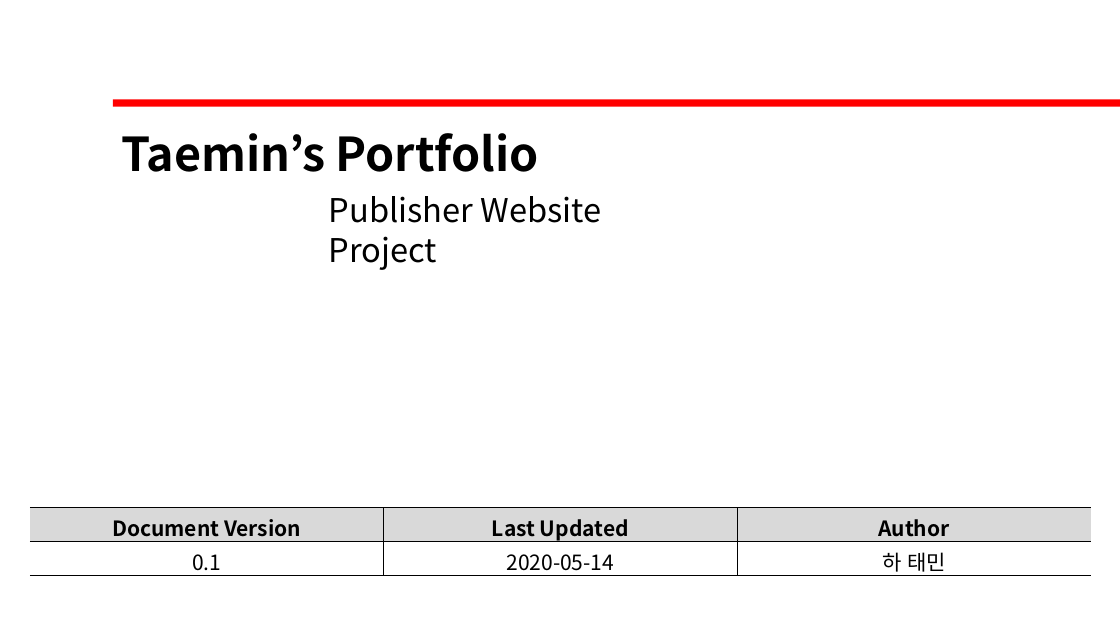
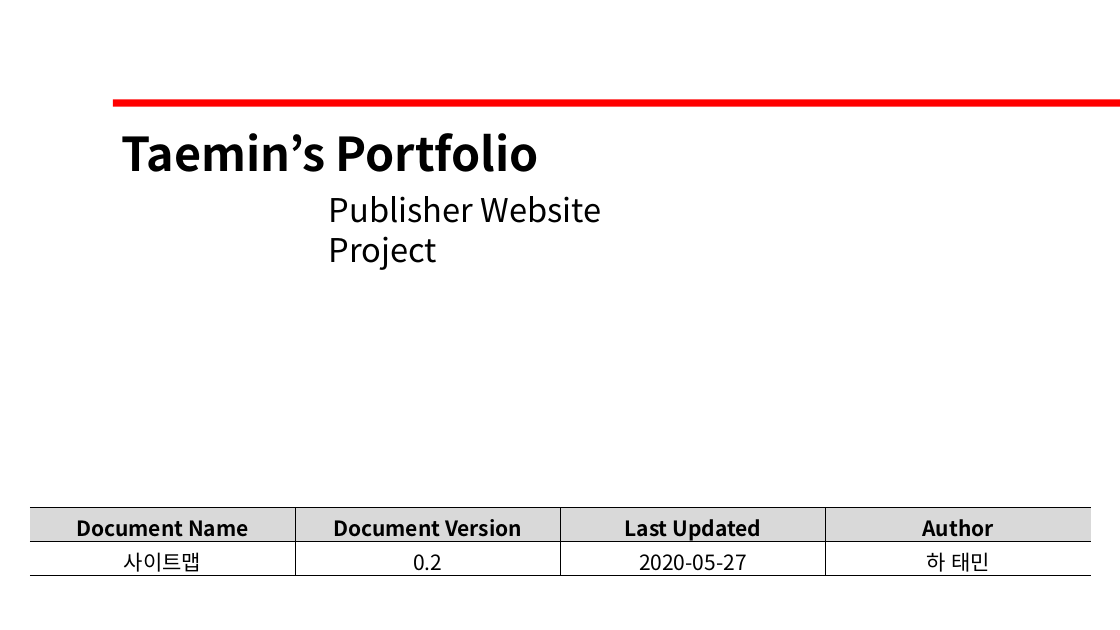
Before and after one commit to David-Ha-1217/Publisher_Portfolio, a slide deck: slide 1 of Documents/사이트맵.pptx. Drawn at 1120x630 pixels with LibreOffice and Linux fonts; fonts in the diff are those of the drawing. Boxes give left, top, right and bottom in pixels: in the first picture for what was removed or moved away, otherwise in the second. Text is boxed around its words. In the diff, an @@ line names an element or a change of style, - is before the commit and + after.

```diff
--- a/Documents/사이트맵.pptx
+++ b/Documents/사이트맵.pptx
@@ table at (x1=30, y1=507, x2=1092, y2=576) @@
-column 1: Document Version | 0.1
-column 2: Last Updated | 2020-05-14
+column 1: Document Name | 사이트맵
+column 2: Document Version | 0.2
+column 3: Last Updated | 2020-05-27
```
Also in this commit, not shown: 1 other slide changed, 1 slide added, 9 other files.
